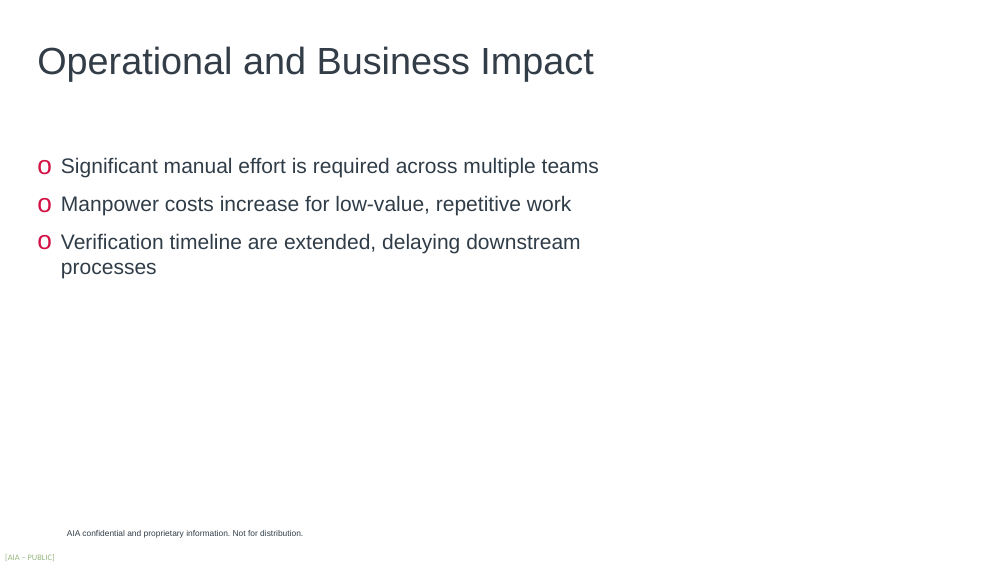
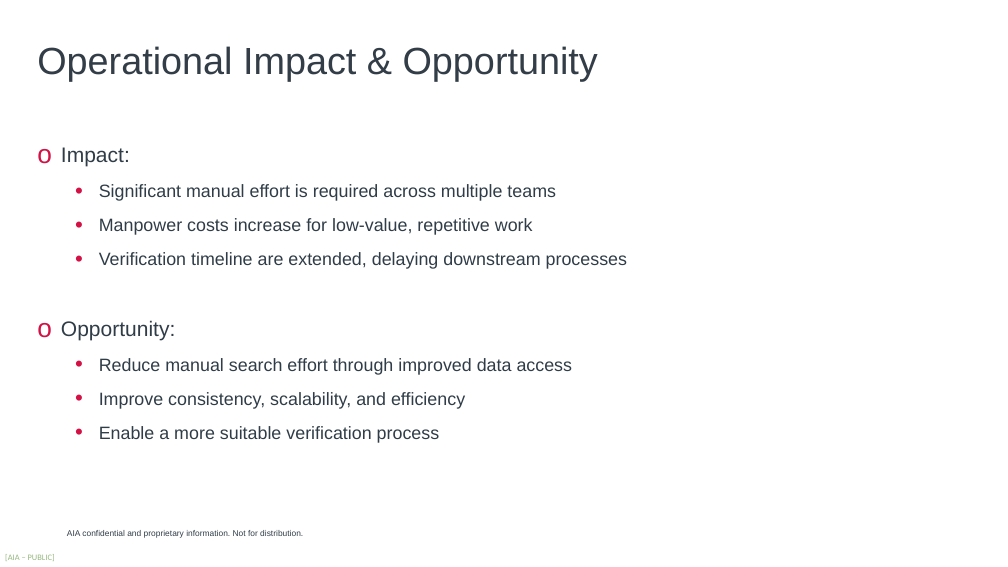
Before and after one commit to harrysokool/AIA-work, a slide deck: slide 4 of powerpoint/fetch_agent-draft.pptx (slide 6 before the commit). Drawn at 1008x567 pixels with LibreOffice and Linux fonts; fonts in the diff are those of the drawing; background and template pictures are left out. Boxes give left, top, right and bottom in pixels: in the first picture for what was removed or moved away, otherwise in the second. Text is boxed around its words. In the diff, an @@ line names an element or a change of style, - is before the commit and + after.

```diff
--- a/powerpoint/fetch_agent-draft.pptx
+++ b/powerpoint/fetch_agent-draft.pptx
@@ text at (37,46,598,81): text changed @@
-Operational and Business Impact
+Operational Impact & Opportunity
@@ text "Impact:": place and size @@
-text "Impact:" at (61,157,599,278)
+text "Impact:" at (61,147,627,443)
@@ text at (61,147,130,167): paragraph added @@
+o Impact:
@@ text at (99,184,627,269): size 20 to 17 pt in "Significant manual effort is required across multiple ...", "Manpower costs increase for low-value, repetitive work", "Verification timeline are extended, delaying downstream proc ..."; bullet o to •; list level 1 to 2 in "Significant manual effort is required ..."; list level 1 to 2 in "Manpower costs increase for low-value, ..."; list level 1 to 2 in "Verification timeline are extended, delaying ..." @@
@@ text at (61,320,573,443): paragraphs added @@
+o Opportunity:
+  • Reduce manual search effort through improved data access
+  • Improve consistency, scalability, and efficiency
+  • Enable a more suitable verification process
```
Also in this commit, not shown: 1 other slide changed, 2 slides added, 5 slides removed, 2 other files.
